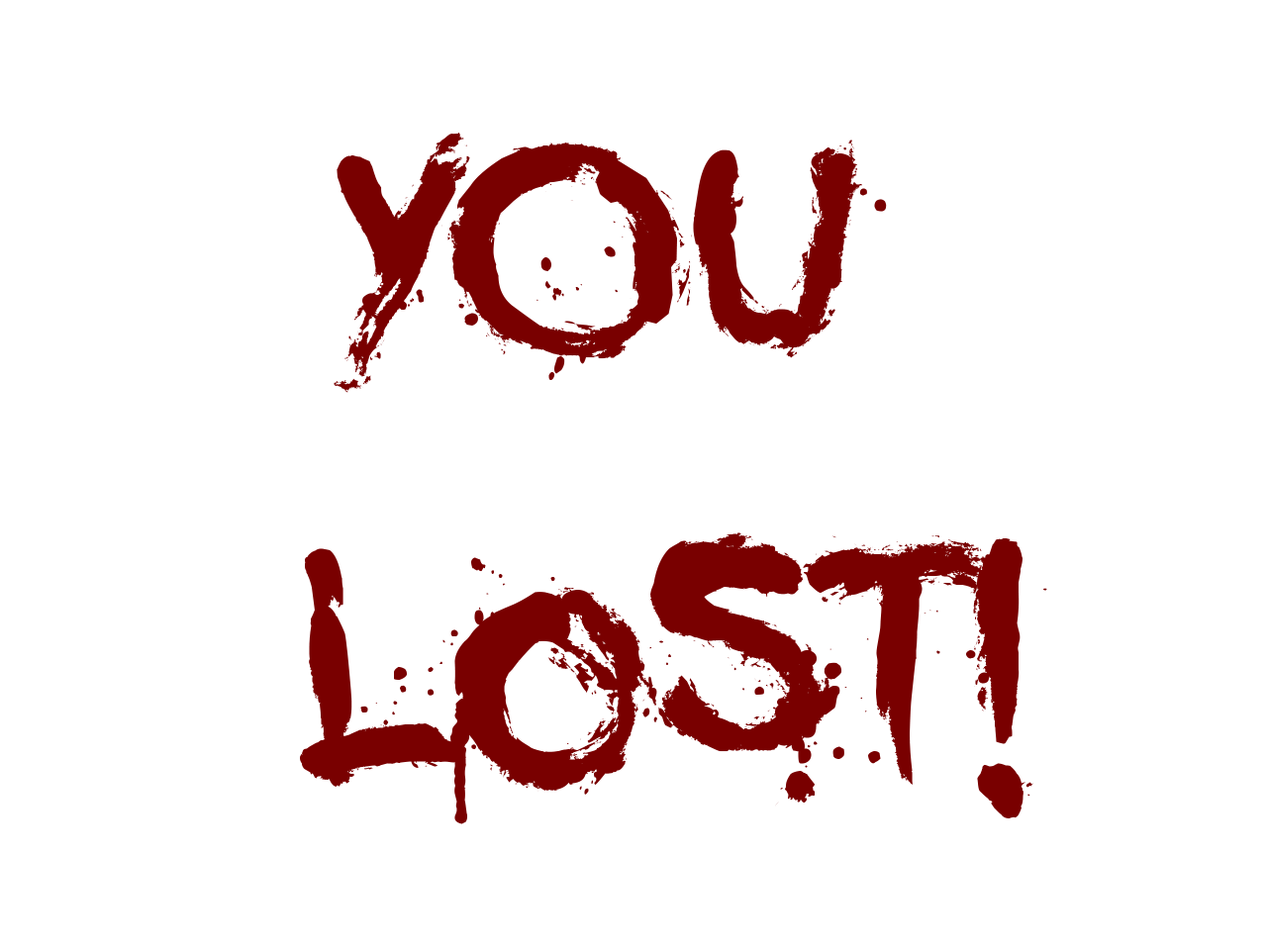
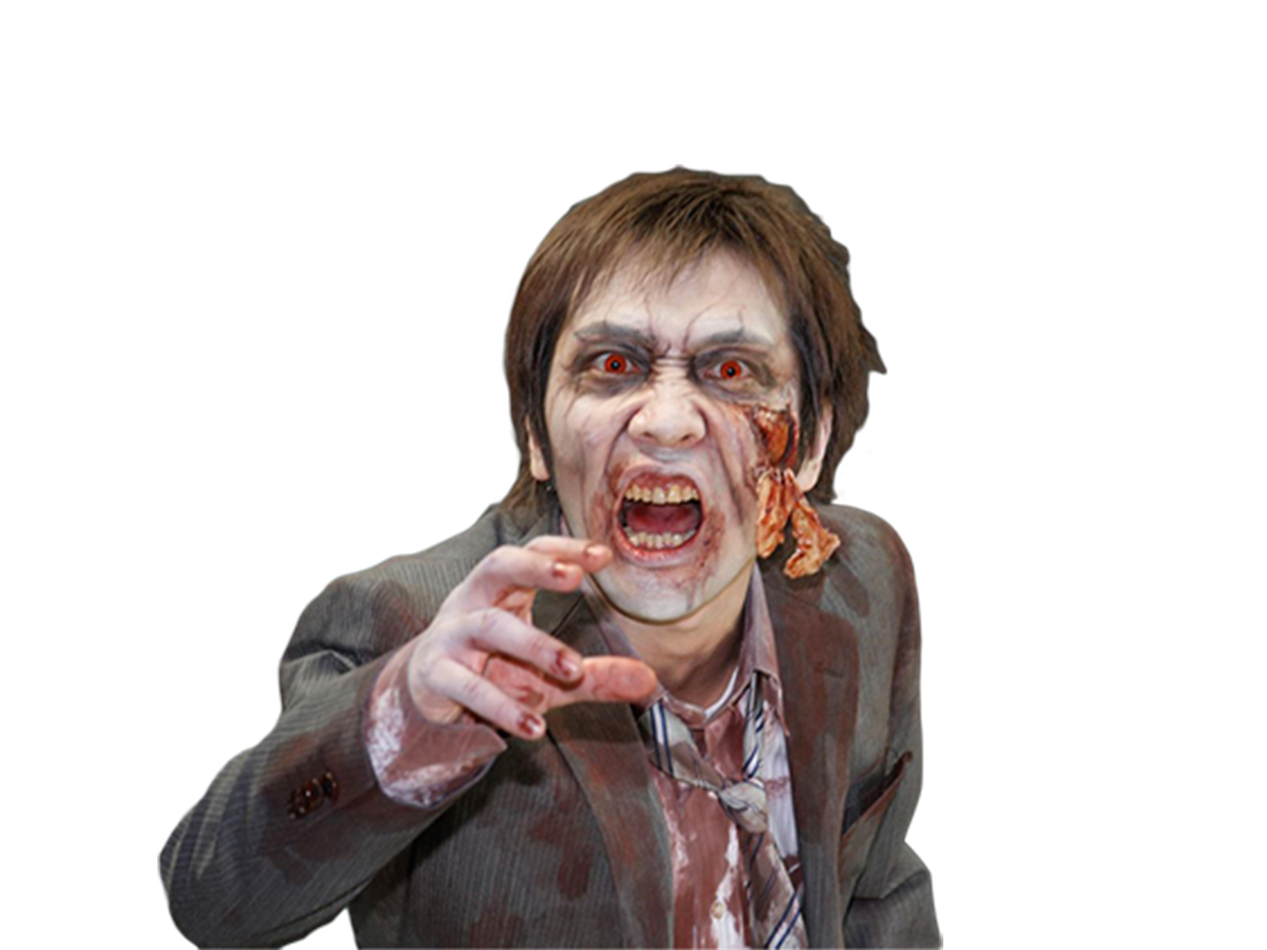
Layered file, before and after one edit (1267 × 950). Changes by layer:
added layer "bg" above "YOU lost!" over left=157, top=164, right=944, bottom=950
hid "YOU lost!" over left=299, top=132, right=1047, bottom=825
